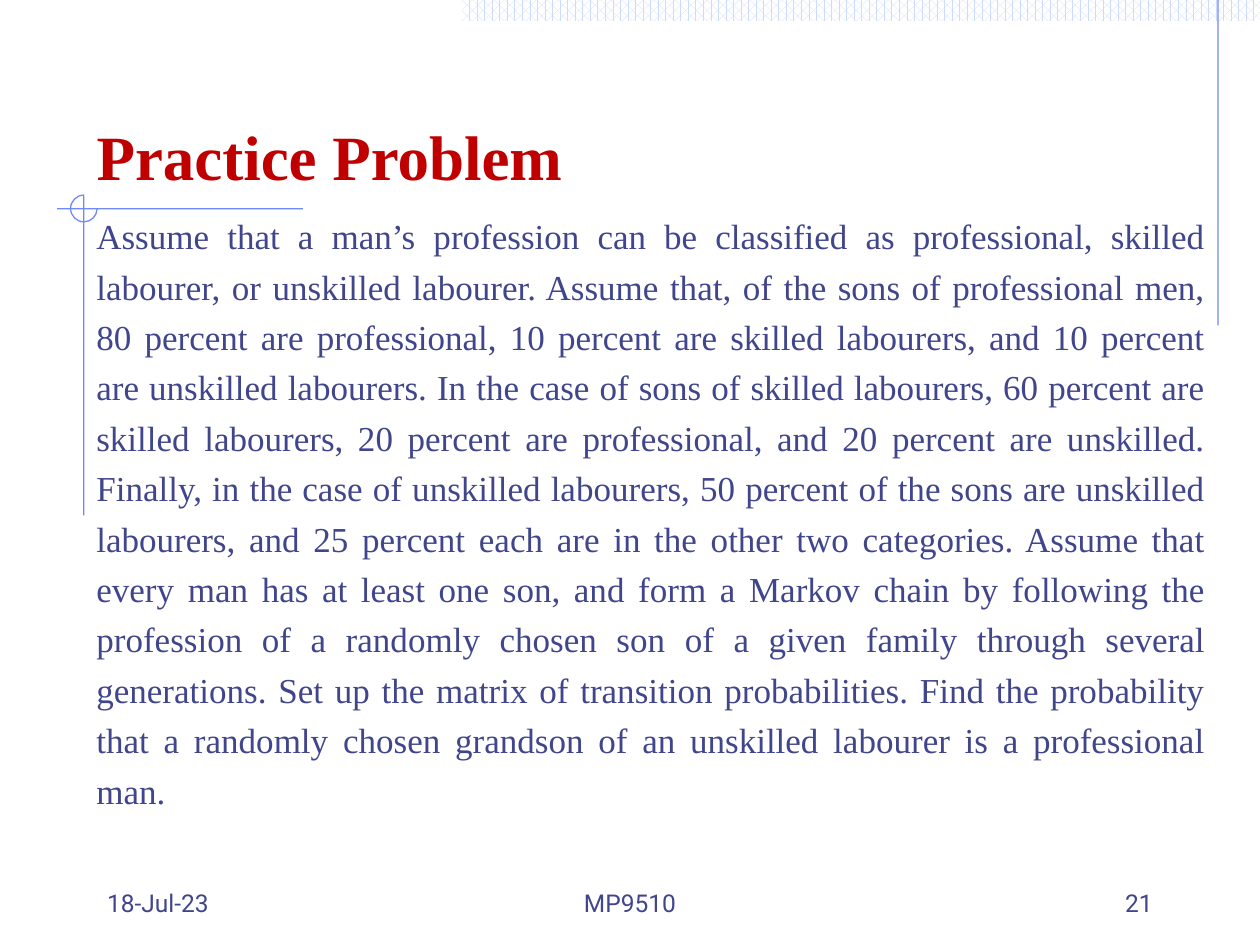
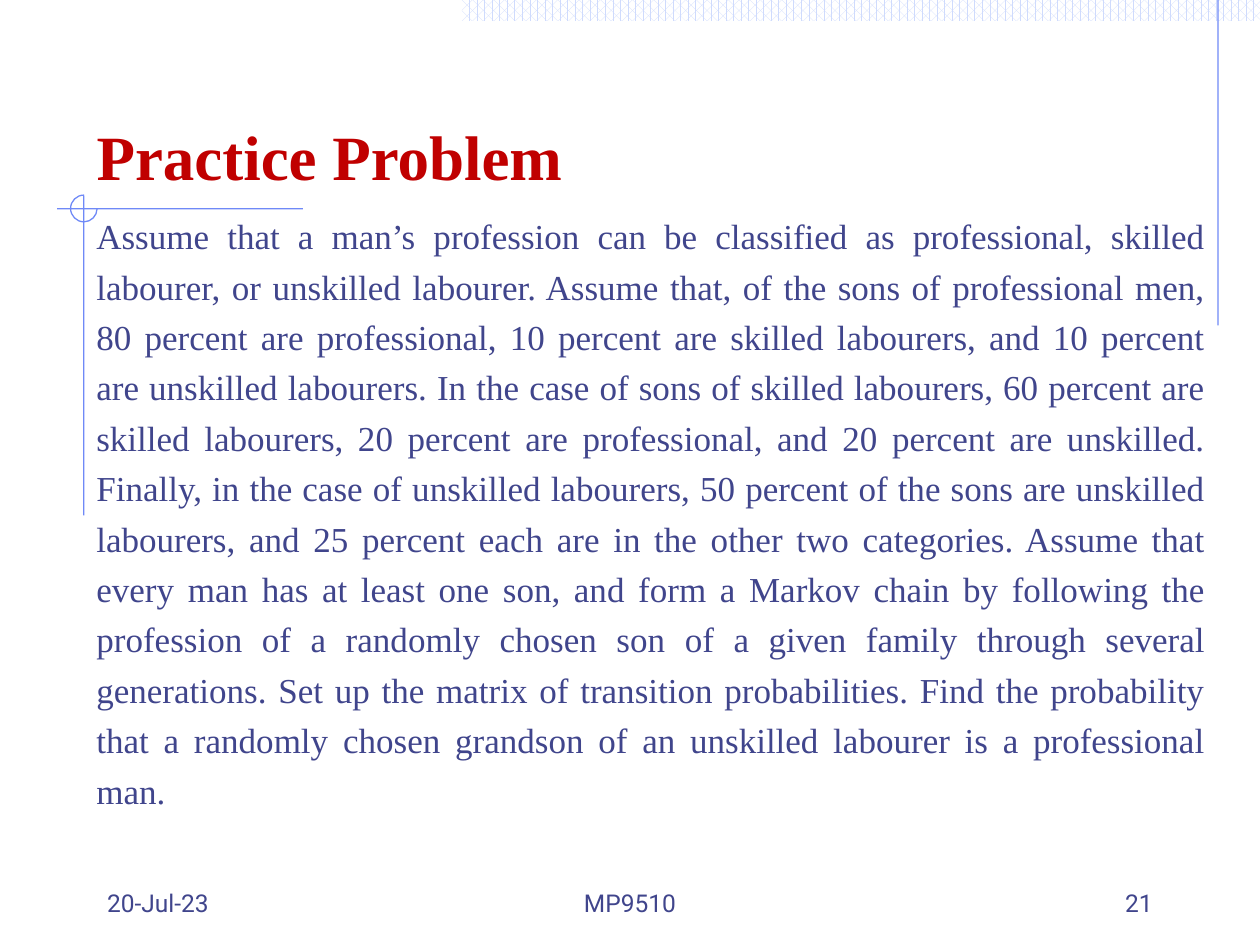
Before and after one commit to Mayooran1987/MC9510, a slide deck: slide 21 of Lect_3_Markov process.pptx. Drawn at 1260x945 pixels with LibreOffice and Linux fonts; fonts in the diff are those of the drawing. Boxes give left, top, right and bottom in pixels: in the first picture for what was removed or moved away, otherwise in the second. Text is boxed around its words. In the diff, an @@ line names an element or a change of style, - is before the commit and + after.

```diff
--- a/Lect_3_Markov process.pptx
+++ b/Lect_3_Markov process.pptx
@@ text at bbox=[107, 893, 209, 913]: text changed @@
-18-Jul-23
+20-Jul-23
```
Also in this commit, not shown: 4 other slides changed, 7 slides added.
